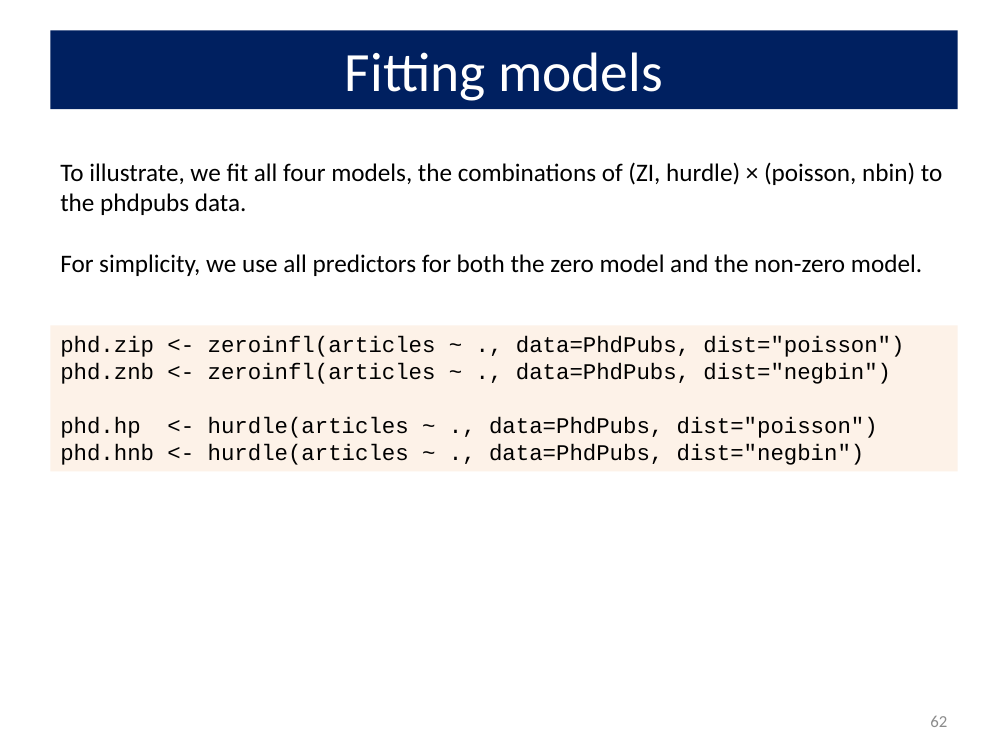
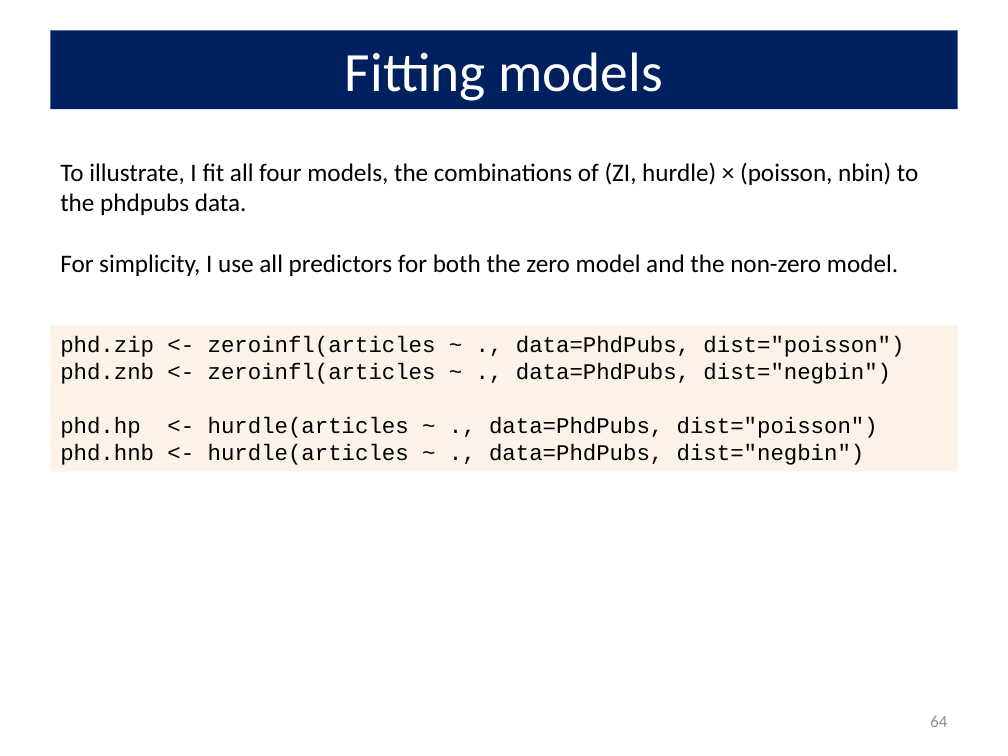
Before and after one commit to friendly/psy6136, a slide deck: slide 64 of docs/lectures/09-CountData.pptx (slide 62 before the commit). Drawn at 1008x756 pixels with LibreOffice and Linux fonts; fonts in the diff are those of the drawing. Boxes give left, top, right and bottom in pixels: in the first picture for what was removed or moved away, otherwise in the second. Text is boxed around its words. In the diff, an @@ line names an element or a change of style, - is before the commit and + after.

```diff
--- a/docs/lectures/09-CountData.pptx
+++ b/docs/lectures/09-CountData.pptx
@@ text at [60,162,918,276]: text changed @@
-To illustrate, we fit all four models, the combinations of (ZI, hurdle) × (poisson, nbin) to the phdpubs data.
-For simplicity, we use all predictors for both the zero model and the non-zero model.
+To illustrate, I fit all four models, the combinations of (ZI, hurdle) × (poisson, nbin) to the phdpubs data.
+For simplicity, I use all predictors for both the zero model and the non-zero model.
@@ page number at [930,716,947,727]: text changed @@
-62
+64
```
Also in this commit, not shown: 21 other slides changed, 3 slides added, 1 slide removed, 11 other files.
